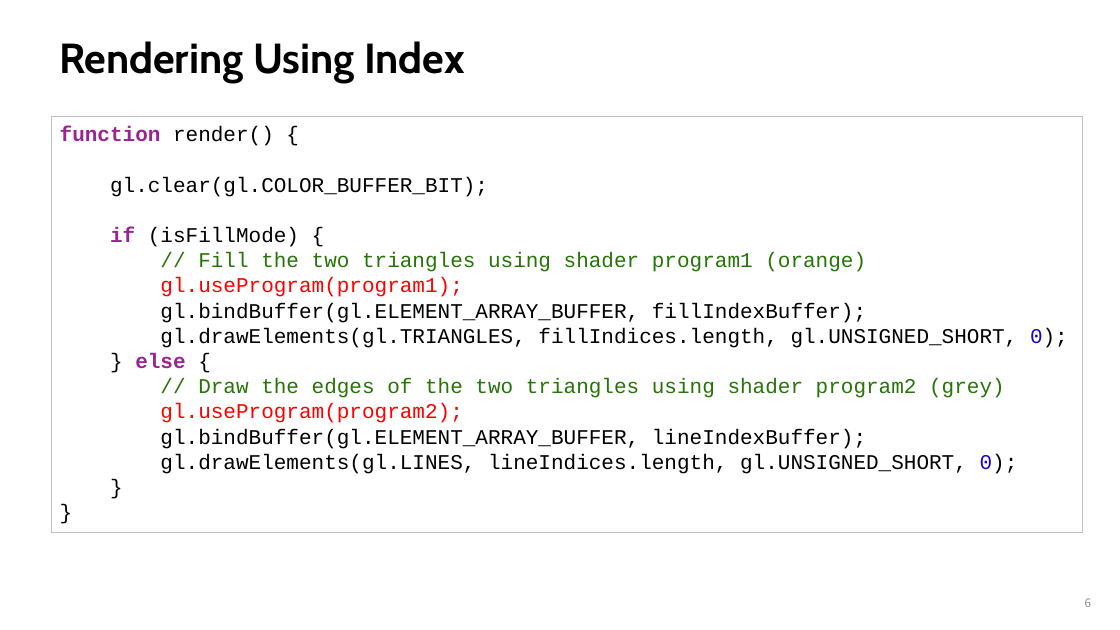
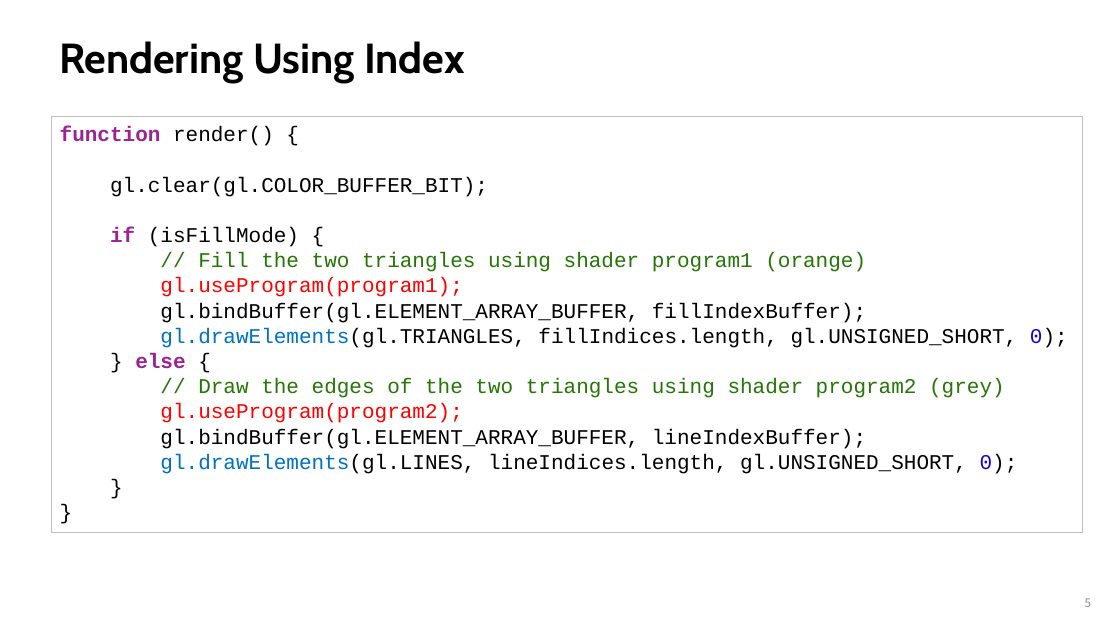
Before and after one commit to nieRmocha/-WebGLDist, a slide deck: slide 5 of Notes/02_2_IndexedTriangle.pptx (slide 6 before the commit). Drawn at 1120x630 pixels with LibreOffice and Linux fonts; fonts in the diff are those of the drawing. Boxes give left, top, right and bottom in pixels: in the first picture for what was removed or moved away, otherwise in the second. Text is boxed around its words. In the diff, an @@ line names an element or a change of style, - is before the commit and + after.

```diff
--- a/Notes/02_2_IndexedTriangle.pptx
+++ b/Notes/02_2_IndexedTriangle.pptx
@@ text in rectangle at <box>160,328,1068,474</box>: text colour #000000 to #0070C0 in "gl.drawElements(gl.TRIANGLES,", "gl.drawElements(gl.LINES," @@
@@ page number at <box>1085,598,1091,607</box>: text changed @@
-6
+5
```
Also in this commit, not shown: 1 other slide changed, 1 slide removed, 3 other files.
